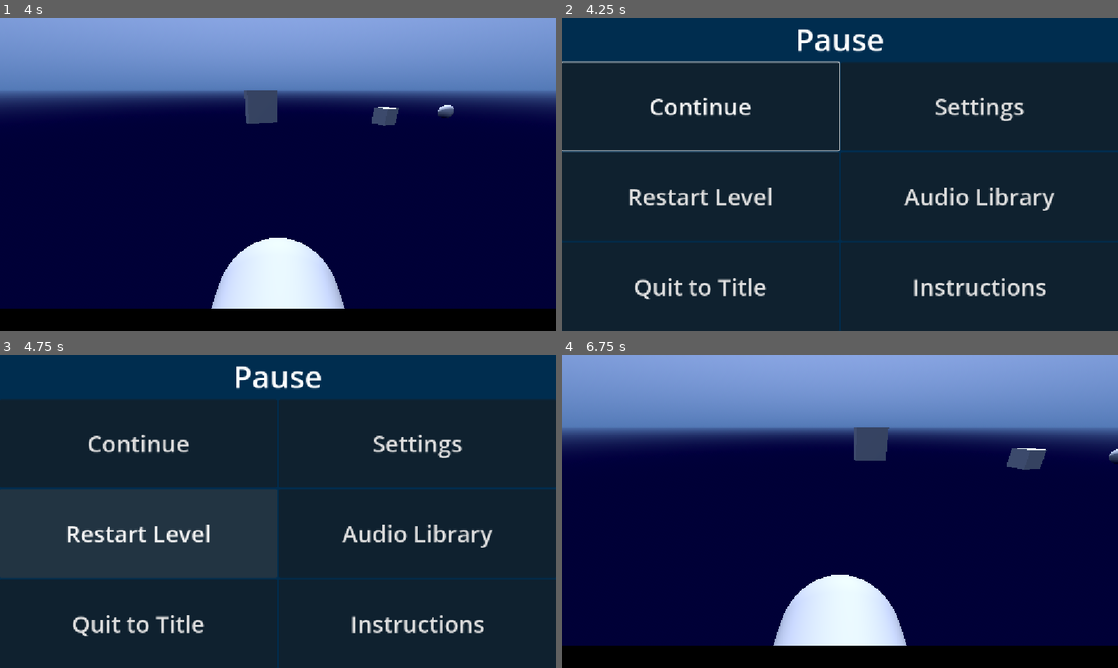
Above: before the commit, frames 1-4 (two rows, left to right).
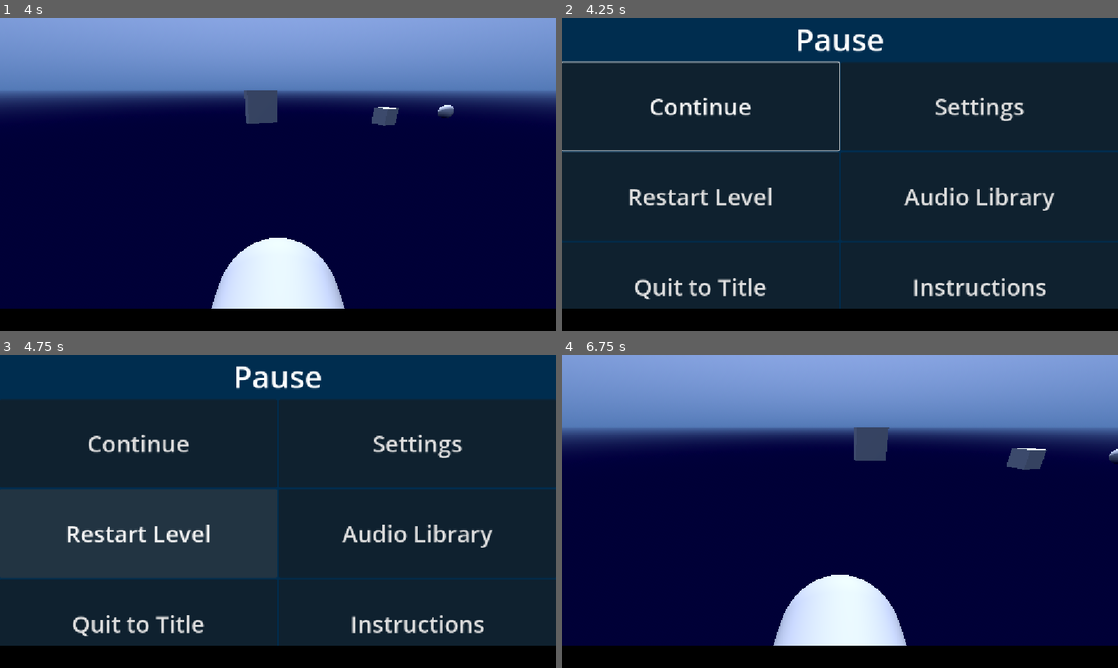
Above: after the commit, the same moments.

Repository: PeterDrake/yachtsinkers
Game: Godot game, scene res://yachtsinkers.tscn
The game is run twice, just before and just after one commit, with the same random seed, the same clock (stepped at 60 frames per second) and the same inputs. Sound files missing from this copy of the repository are replaced by a short silence.
Inputs:
- Up to frame 1 (4 s): hold Right (right) 0.53-1.28 s; tap one key every 0.75 s from 0.6 s: 1 (bite) 2 (dive) 3 (slap) Space (space) 1 (bite); hold Left (left) 1.28-2.03 s; hold Right (right) 2.03-2.78 s; hold Up (forward) 2.78-3.53 s; hold Left (left) from 3.53 s (still down)
- Up to frame 2 (4.25 s): keep holding Left (left); tap Escape (pause) at 4.15 s
- Up to frame 3 (4.75 s): release Left (left) at 4.25 s; click "Restart Level" at 4.25 s
- Up to frame 4 (6.75 s): click "Restart Level" at 5 s; click "Restart Level" at 5.75 s; click "Continue" at 6.5 s

Frame 1 is identical in both runs. In frame 2, 7.1% of the frame differs, in the area x 0-100%, y 92-100%; in frame 3, 7.1%; in frame 4, nothing differs.
Error in both runs: Out of bounds get index '0' (on base: 'PackedStringArray') (res://speech.gd:3)

Commit message:
Level is loaded dynamically

Diff:
--- a/pause_menu.gd
+++ b/pause_menu.gd
@@ -23,7 +23,7 @@
 	if visible:
 		$VBoxContainer/HBoxContainer/VBoxContainer/ContinueButton.grab_focus()
 	else:
-		if yachtsinkers:
+		if ready and yachtsinkers:
 			var caption = yachtsinkers.current_level.find_child("Caption")
 			caption.grab_focus()
 
--- a/yachtsinkers.gd
+++ b/yachtsinkers.gd
@@ -1,3 +1,7 @@
 extends Node3D
 
-@onready var current_level = $Level
+@onready var current_level
+
+func _ready():
+	current_level = load("res://level.tscn").instantiate()
+	add_child(current_level)
--- a/yachtsinkers.tscn
+++ b/yachtsinkers.tscn
@@ -1,14 +1,11 @@
 [gd_scene format=3 uid="uid://brmdlrm07bc3q"]
 
 [ext_resource type="Script" uid="uid://dmhyjjxiggt3j" path="res://yachtsinkers.gd" id="1_dcxyd"]
-[ext_resource type="PackedScene" uid="uid://crsb702v3qubh" path="res://level.tscn" id="2_djnc4"]
 [ext_resource type="PackedScene" uid="uid://73ld43bownb0" path="res://pause_menu.tscn" id="3_xpjbq"]
 
 [node name="YachtSinkers" type="Node3D" unique_id=1044159240]
 script = ExtResource("1_dcxyd")
 
-[node name="Level" parent="." unique_id=84596190 instance=ExtResource("2_djnc4")]
-
 [node name="PauseMenu" parent="." unique_id=290838109 instance=ExtResource("3_xpjbq")]
 process_mode = 3
 visible = false
